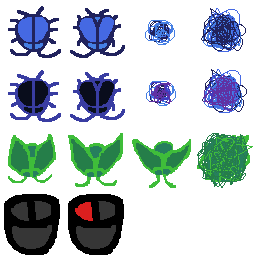
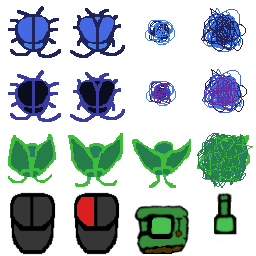
Layered file, before and after one edit (256 × 256). Changes by layer:
added layer "Pasted Layer #2" above "Layer #1" over [left=10, top=192, right=155, bottom=255]
added layer "Layer #1" above "Transformation" over [left=144, top=215, right=183, bottom=253]
added layer "Transformation" above "Pasted Layer copy #1" over [left=205, top=192, right=239, bottom=242]
added layer "Pasted Layer #1" above "Pasted Layer copy" over [left=134, top=204, right=190, bottom=256]
hid "Layer copy #1" over [left=68, top=194, right=124, bottom=255]
hid "Layer copy" over [left=4, top=194, right=60, bottom=255]
